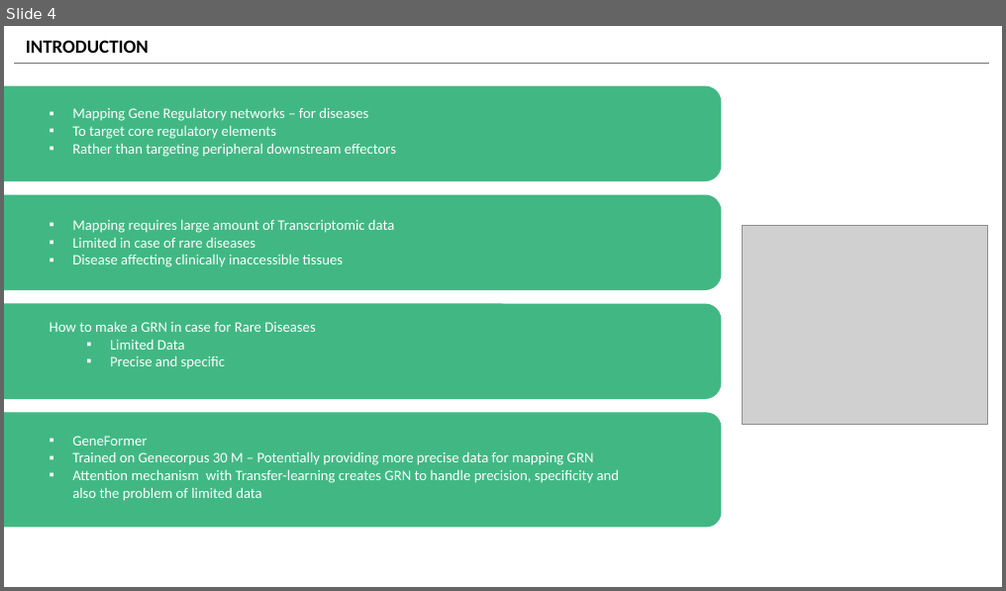
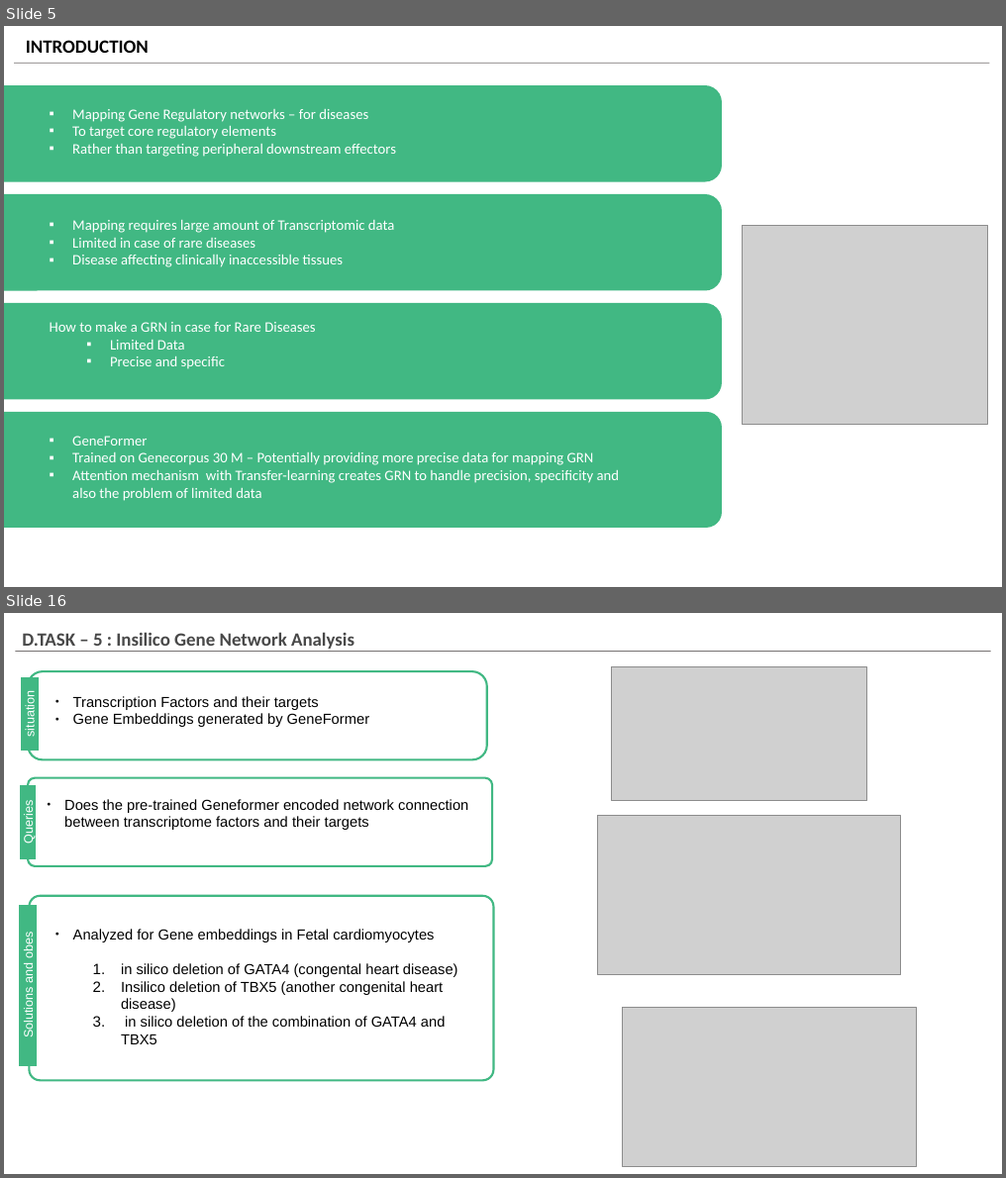
Before and after one commit to v-dev688/presentations, a slide deck: GENEFOREMER.pptx. Shown one above the other, each under a label of ours: slide 4 before the commit, slides 5 and 16 after it; the slides between them are not shown. The pictures are 1006x591 and 1006x1178 pixels, drawn with LibreOffice and Linux fonts; fonts in the diff are those of the drawing; grey boxes stand for pictures. Boxes give left, top, right and bottom in pixels: in the first picture for what was removed or moved away, otherwise in the second. Text is boxed around its words. In the diff, an @@ line names an element or a change of style, - is before the commit and + after.

```diff
--- a/GENEFOREMER.pptx
+++ b/GENEFOREMER.pptx
@@ slide 16 added at (4, 613, 1002, 1174), background #FFFFFF @@
@@ text added at (22, 632, 354, 652), 18 pt, text #484848, bold @@
+D.TASK – 5 : Insilico Gene Network Analysis
@@ line added from (15, 652) to (991, 652), #767171 0.75 pt @@
@@ rounded rectangle added at (28, 671, 487, 760), fill #FFFFFF, outline #41B883 2 pt @@
@@ picture added at (611, 666, 866, 800) @@
@@ rectangle added at (22, 679, 38, 750), fill #41B883, outline #41B883 2 pt, 12 pt, text #FFFFFF @@
+situation
@@ text added at (73, 696, 369, 727), 14 pt, text #000000 @@
+● Transcription Factors and their targets
+● Gene Embeddings generated by GeneFormer
@@ rectangle added at (21, 786, 34, 859), fill #41B883, outline #41B883 2 pt, 12 pt, text #FFFFFF @@
+Queries
@@ rounded rectangle added at (28, 777, 492, 866), fill #FFFFFF, outline #41B883 2 pt @@
@@ text added at (64, 799, 468, 830), 14 pt, text #000000 @@
+● Does the pre-trained Geneformer encoded network connection between transcriptome factors and their targets
@@ picture added at (598, 816, 901, 975) @@
@@ rectangle added at (20, 906, 36, 1064), fill #41B883, outline #41B883 2 pt, 12 pt, text #FFFFFF @@
+Solutions and obes
@@ rounded rectangle added at (30, 896, 494, 1081), fill #FFFFFF, outline #41B883 2 pt @@
@@ text added at (73, 929, 458, 1045), 14 pt, text #000000 @@
+● Analyzed for Gene embeddings in Fetal cardiomyocytes
+  1. in silico deletion of GATA4 (congental heart disease)
+  2. Insilico deletion of TBX5 (another congenital heart disease)
+  3. in silico deletion of the combination of GATA4 and TBX5
@@ picture added at (623, 1008, 916, 1167) @@
@@ what was slide 4 is now slide 5 @@
@@ slide 5 changed as well @@
@@ line (14, 63) - (990, 63): stroke #767171 0.5 pt to #767171 0.75 pt @@
@@ outline #41B883 1 pt to #41B883 2 pt; proportions changed in 3 elements at (4, 86, 721, 181), (4, 195, 721, 289), (4, 304, 721, 399) @@
@@ rounded rectangle at (4, 413, 721, 527): outline #41B883 1 pt to #41B883 2 pt @@
@@ text "GeneFormer" rewrapped from (43, 428, 635, 524) to (72, 436, 619, 501) @@
```
Also in this commit, not shown: 6 other slides changed, 11 other slides added, 7 slides removed.
